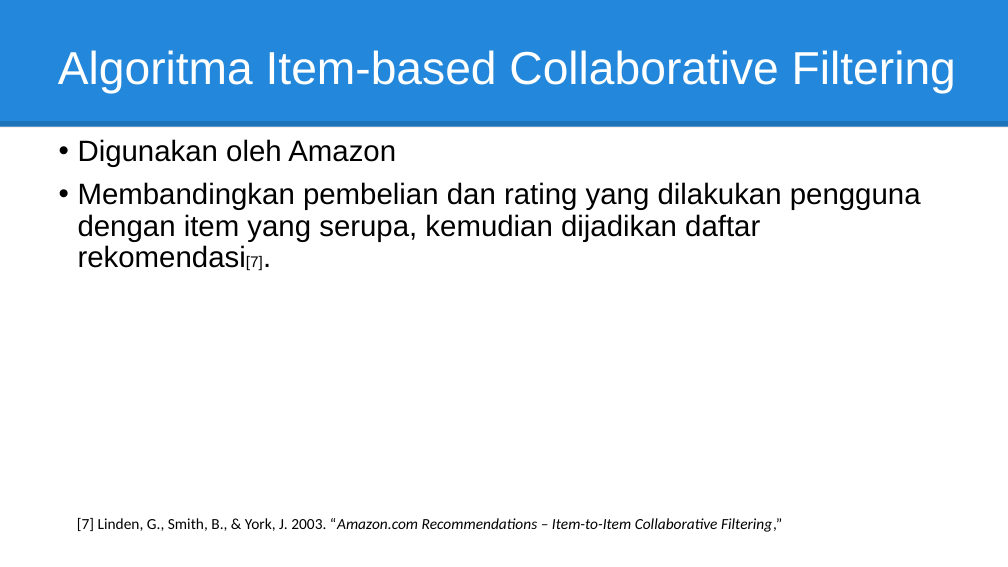
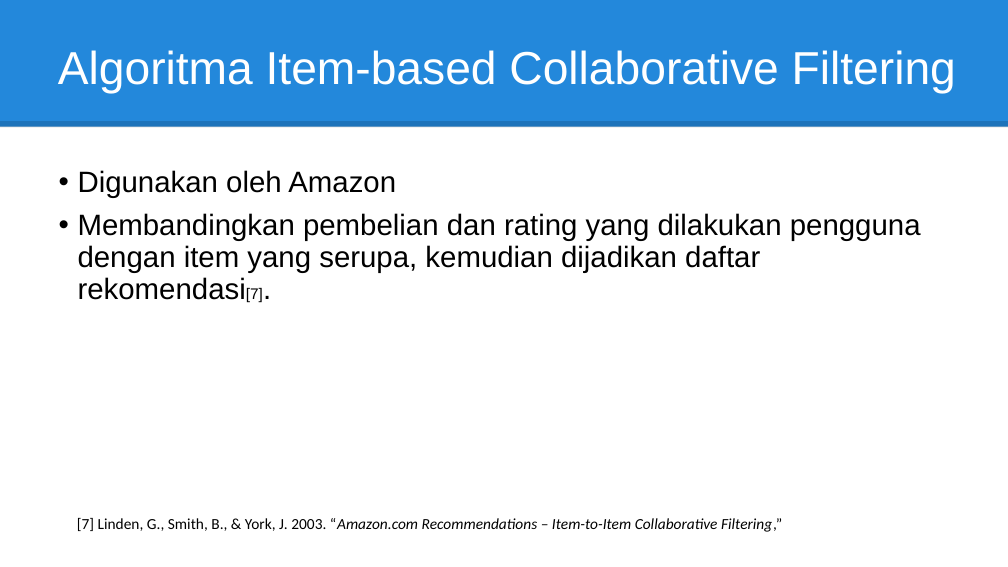
Before and after one commit to nicolasruslim/TA_document, a slide deck: slide 10 of DailyNeeds.co.id/LAPORAN/SIDANG/DOKUMEN/Sidang TA 18211031 Nicolas Novian Ruslim v2.pptx. Drawn at 1008x567 pixels with LibreOffice and Linux fonts; fonts in the diff are those of the drawing. Boxes give left, top, right and bottom in pixels: in the first picture for what was removed or moved away, otherwise in the second. Text is boxed around its words. In the diff, an @@ line names an element or a change of style, - is before the commit and + after.

```diff
--- a/DailyNeeds.co.id/LAPORAN/SIDANG/DOKUMEN/Sidang TA 18211031 Nicolas Novian Ruslim v2.pptx
+++ b/DailyNeeds.co.id/LAPORAN/SIDANG/DOKUMEN/Sidang TA 18211031 Nicolas Novian Ruslim v2.pptx
@@ text "Digunakan oleh Amazon" moved from (x1=78, y1=139, x2=921, y2=271) to (x1=78, y1=170, x2=921, y2=302) @@
```
Also in this commit, not shown: 9 other slides changed, 4 slides added, 10 other files.
